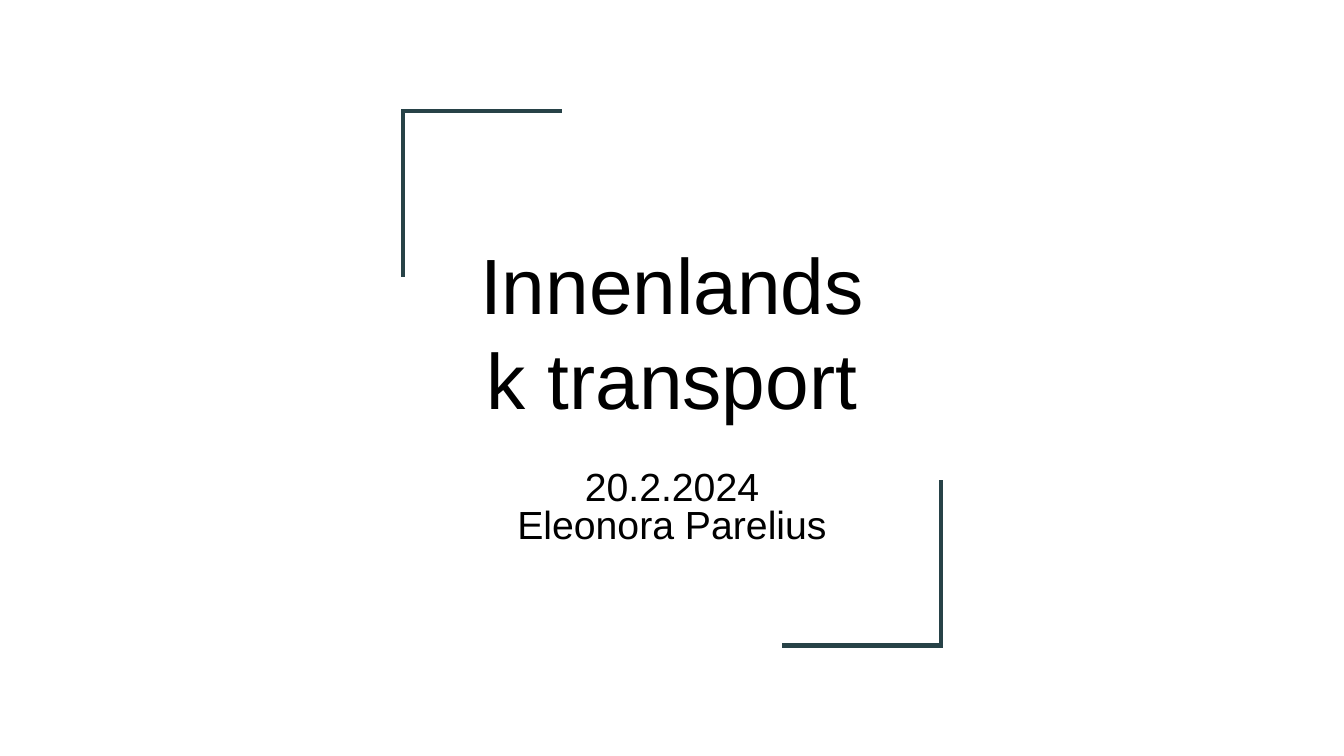
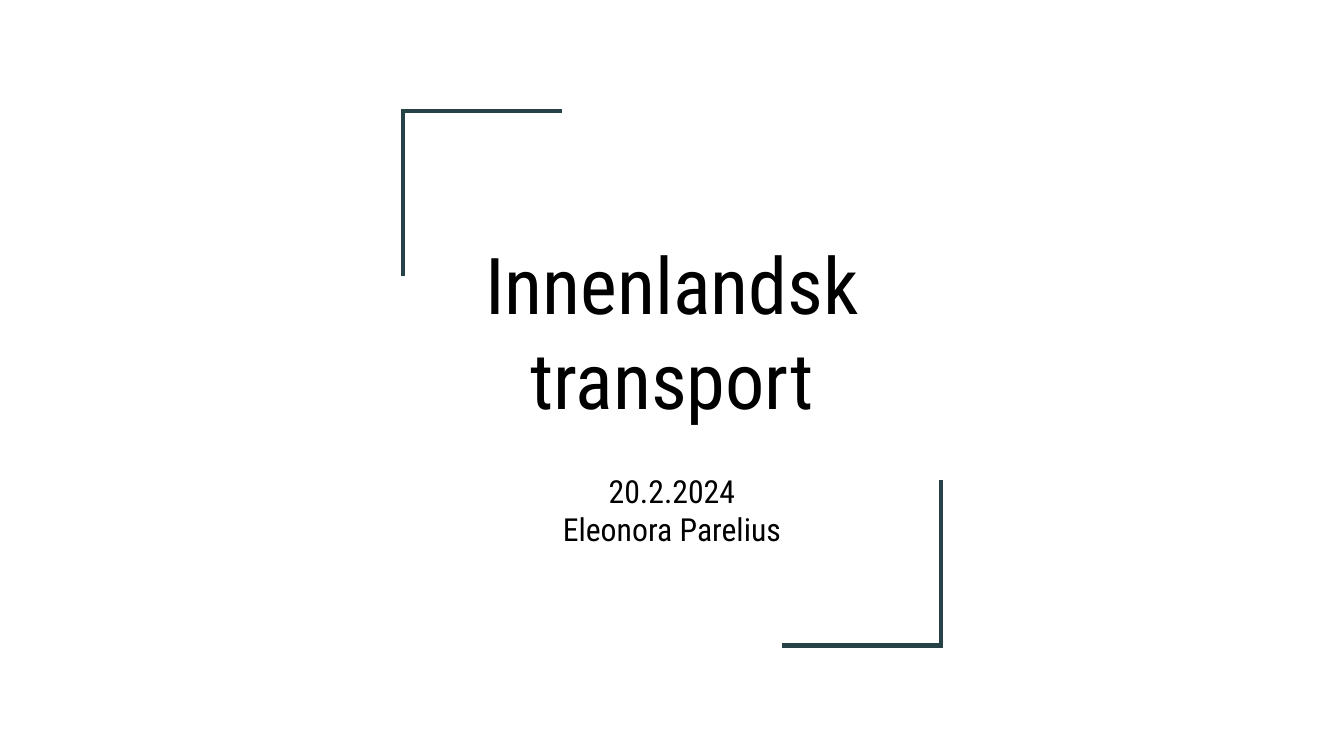
Before and after one commit to nori-parelius/InnenlandskTransport, a slide deck: slide 1 of SSB.pptx. Drawn at 1344x756 pixels with LibreOffice and Linux fonts; fonts in the diff are those of the drawing. Boxes give left, top, right and bottom in pixels: in the first picture for what was removed or moved away, otherwise in the second. Text is boxed around its words. In the diff, an @@ line names an element or a change of style, - is before the commit and + after.

```diff
--- a/SSB.pptx
+++ b/SSB.pptx
@@ title "Innenlandsk transport" at (x1=485, y1=255, x2=859, y2=425): font Arial to Roboto Condensed @@
@@ subtitle "20.2.2024" at (x1=563, y1=480, x2=781, y2=542): size 21 to 17 pt, font Arial to Roboto Condensed; line spacing 0.8 to 1 @@
```
Also in this commit, not shown: 11 other slides changed, 12 other files.
